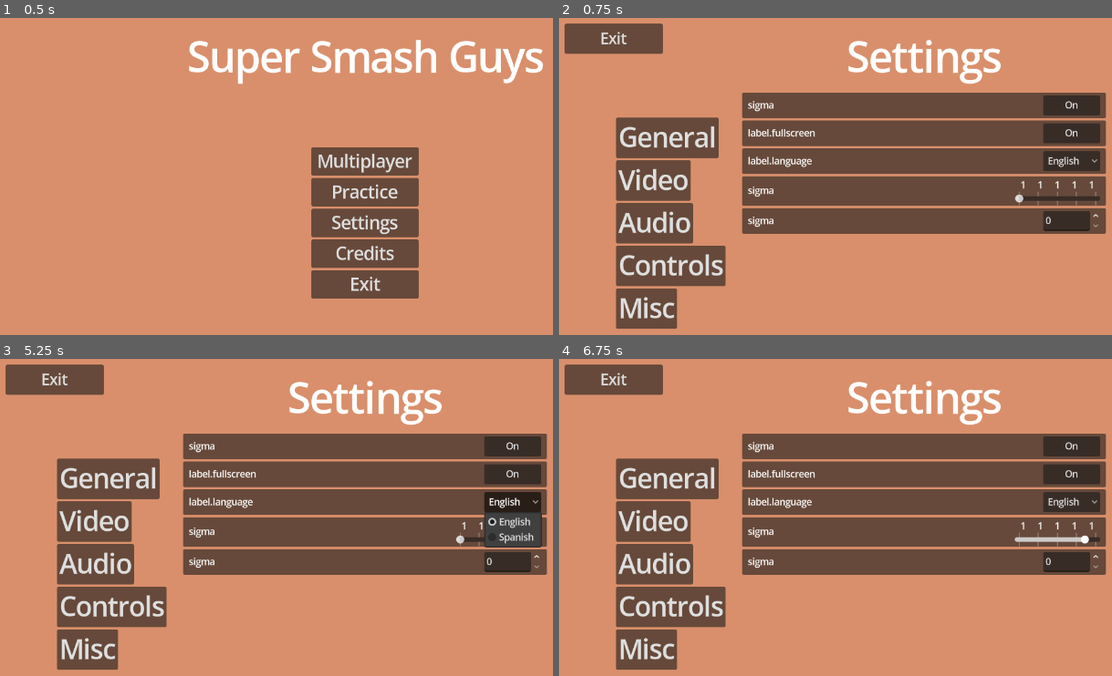
Above: before the commit, frames 1-4 (two rows, left to right).
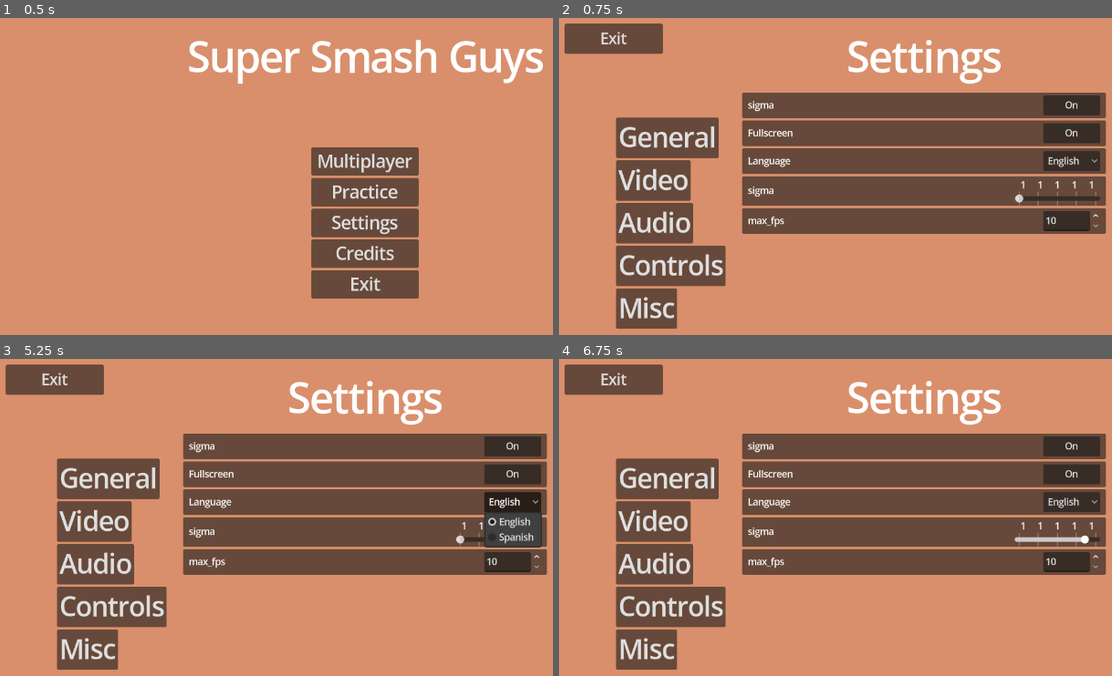
Above: after the commit, the same moments.

Repository: Rivmo/Super-Smash-Guys
Game: Godot game, scene res://scenes/main_menu_screen.tscn
Two runs of this game, one before a commit and one after it. Both use one fixed random seed, a clock stepped at 60 frames per second and the inputs below.
Inputs (mouse positions are in pixels of both pictures, inside the frame that each line leads up to):
- Up to frame 1 (0.5 s): no input
- Up to frame 2 (0.75 s): click "Settings" at 0.5 s
- Up to frame 3 (5.25 s): click "General" at 1.25 s; click "Video" at 2 s; click "Audio" at 2.75 s; click "Misc" at 3.5 s; click "On" at 4.25 s; click "English" at 5 s
- Up to frame 4 (6.75 s): click "Controls" at 5.75 s; move the mouse to (1084, 542) at 6.52 s; hold Right (Right) from 6.53 s (still down); tap O (Attack) at 6.6 s; click (1084, 542) at 6.67 s

Frame 1 is identical in both runs. In frame 2, 0.5% of the frame differs, in the area x 34-90%, y 35-67%; in frame 3, 0.5%; in frame 4, 0.5%.

Commit message:
Added fps cap option
Once again couldn't test if it works, but it SHOULD HOPEFULLY

Diff:
--- a/ClientOptions/SSG_translations.csv
+++ b/ClientOptions/SSG_translations.csv
@@ -15,3 +15,6 @@
 button.multiplayer,Multiplayer,fuck
 option_button.english,English,fuck
 option_button.spanish,Spanish,fuck
+label.language,Language,fuck
+label.fullscreen,Fullscreen,fuck
+label.max_fps,max_fps,fuck
--- a/scenes/settings_menu_screen.tscn
+++ b/scenes/settings_menu_screen.tscn
@@ -3,6 +3,7 @@
 [ext_resource type="Script" uid="uid://c0yhdwe7dab23" path="res://scripts/settings_menu_screen.gd" id="1_cie3p"]
 [ext_resource type="Script" uid="uid://ct7dkt6vlfj3i" path="res://scripts/fullscreen_option.gd" id="2_4emew"]
 [ext_resource type="Script" uid="uid://xmmfh26in42w" path="res://scripts/language_option.gd" id="3_o38cp"]
+[ext_resource type="Script" uid="uid://hfjsg6iwmqb0" path="res://scripts/fps_option.gd" id="4_mjea3"]
 
 [node name="Settings Menu" type="Control" unique_id=251010454]
 layout_mode = 3
@@ -267,7 +268,7 @@
 [node name="SettingsLabel" type="Label" parent="ScrollContainer/VBoxContainer/Spinbox Setting/MarginContainer" unique_id=1012305077]
 layout_mode = 2
 size_flags_horizontal = 2
-text = "sigma"
+text = "label.max_fps"
 
 [node name="MarginContainer2" type="MarginContainer" parent="ScrollContainer/VBoxContainer/Spinbox Setting" unique_id=140885579]
 layout_mode = 2
@@ -279,6 +280,13 @@
 custom_minimum_size = Vector2(100, 0)
 layout_mode = 2
 size_flags_horizontal = 8
+min_value = 10.0
+max_value = 120.0
+step = 10.0
+value = 10.0
+rounded = true
+allow_greater = true
+script = ExtResource("4_mjea3")
 
 [node name="MarginContainer3" type="MarginContainer" parent="." unique_id=801293409]
 layout_mode = 0
@@ -295,4 +303,5 @@
 [connection signal="pressed" from="ScrollContainer/VBoxContainer/On_Off Setting/MarginContainer2/SettingsButton" to="ScrollContainer/VBoxContainer/On_Off Setting/MarginContainer2/SettingsButton" method="_on_pressed"]
 [connection signal="pressed" from="ScrollContainer/VBoxContainer/On_Off Setting2/MarginContainer2/SettingsButton" to="ScrollContainer/VBoxContainer/On_Off Setting2/MarginContainer2/SettingsButton" method="_on_pressed"]
 [connection signal="item_selected" from="ScrollContainer/VBoxContainer/Drop_Down Setting/MarginContainer2/OptionButton" to="ScrollContainer/VBoxContainer/Drop_Down Setting/MarginContainer2/OptionButton" method="_on_item_selected"]
+[connection signal="changed" from="ScrollContainer/VBoxContainer/Spinbox Setting/MarginContainer2/SpinBox" to="ScrollContainer/VBoxContainer/Spinbox Setting/MarginContainer2/SpinBox" method="_on_changed"]
 [connection signal="pressed" from="MarginContainer3/Exit" to="." method="_on_exit_pressed"]
--- /dev/null
+++ b/scripts/fps_option.gd
@@ -0,0 +1,4 @@
+extends SpinBox
+
+func _on_changed() -> void:
+	Engine.max_fps = self.value
Not shown, added: scripts/fps_option.gd.uid
